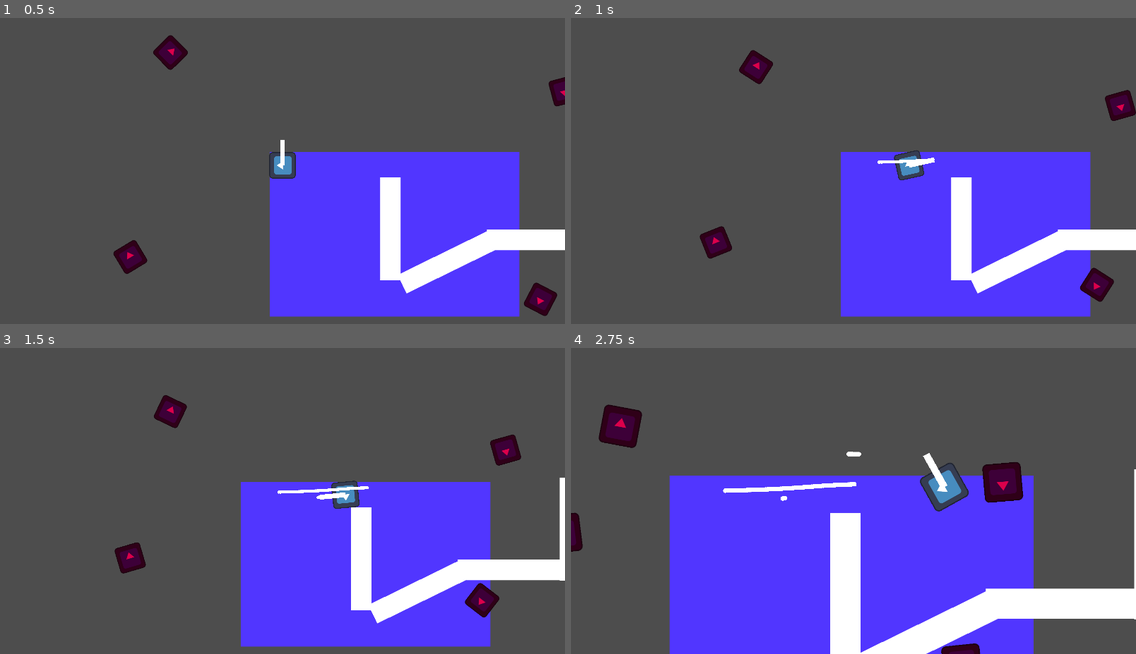
Above: before the commit, frames 1-4 (two rows, left to right).
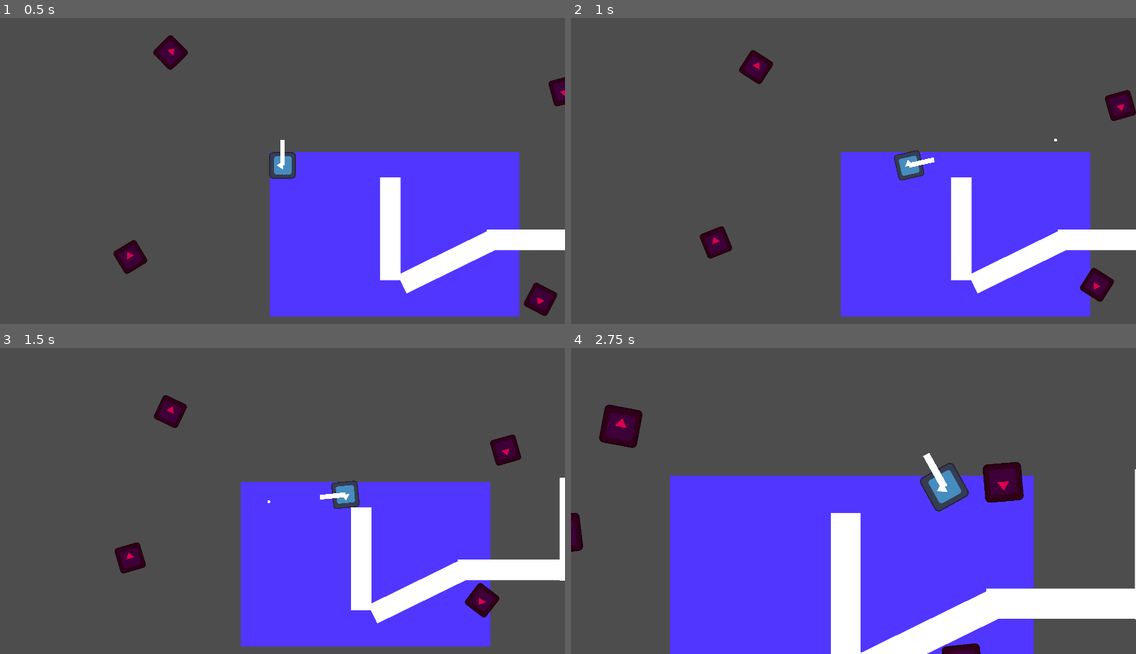
Above: after the commit, the same moments.

Repository: yasukawa426/top-down-shooter
Game: Godot game, scene res://scenes/main.tscn
Two runs of this game, one before a commit and one after it. Both use one fixed random seed, a clock stepped at 60 frames per second and the inputs below. The engine's default icon, where the game draws it, is replaced by a stand-in: a white triangle on a blue panel in a dark square.
Inputs (mouse positions are in pixels of both pictures, inside the frame that each line leads up to):
- Up to frame 1 (0.5 s): no input
- Up to frame 2 (1 s): move the mouse to (977, 149) at 0.52 s; hold D (move_right) from 0.53 s (still down); hold Space (shoot) from 0.53 s (still down)
- Up to frame 3 (1.5 s): move the mouse to (169, 510) at 1.27 s; release D (move_right) at 1.28 s; release Space (shoot) at 1.28 s; hold S (move_down) from 1.28 s (still down); tap Space (shoot) at 1.35 s
- Up to frame 4 (2.75 s): move the mouse to (910, 424) at 2.02 s; release S (move_down) at 2.03 s; hold D (move_right) from 2.03 s (still down); hold Mouse wheel up (zoom_in) from 2.03 s (still down); tap Space (shoot) at 2.3 s

Frame 1 is identical in both runs. In frame 2, less than 0.1% of the frame differs, in the area x 54-87%, y 39-53%; in frame 3, 0.2%; in frame 4, 0.9%, in the area x 0-100%, y 18-100%.

Commit message:
feat: implement bullet mechanics

Diff:
--- /dev/null
+++ b/scenes/player/bullet.gd
@@ -0,0 +1,6 @@
+extends RigidBody2D
+
+
+#hit a wall. dies
+func _on_body_entered(body: Node) -> void:
+	queue_free()
--- a/scenes/player/bullet.tscn
+++ b/scenes/player/bullet.tscn
@@ -1,13 +1,19 @@
 [gd_scene format=3 uid="uid://bpf6g8myb7m0q"]
+
+[ext_resource type="Script" uid="uid://dglj8dwhp8ja3" path="res://scenes/player/bullet.gd" id="1_2as5g"]
 
 [sub_resource type="CircleShape2D" id="CircleShape2D_kel6l"]
 radius = 0.51457924
 
 [sub_resource type="SphereMesh" id="SphereMesh_kel6l"]
 
-[node name="Bullet" type="Area2D" unique_id=1783115493 groups=["bullets"]]
+[node name="Bullet" type="RigidBody2D" unique_id=787611502 groups=["bullets"]]
 collision_layer = 16
-collision_mask = 27
+collision_mask = 3
+gravity_scale = 0.0
+contact_monitor = true
+max_contacts_reported = 2
+script = ExtResource("1_2as5g")
 
 [node name="CollisionShape2D" type="CollisionShape2D" parent="." unique_id=1202569792]
 scale = Vector2(14.800001, 14.800001)
@@ -16,3 +22,5 @@
 [node name="MeshInstance2D" type="MeshInstance2D" parent="." unique_id=1468725869]
 scale = Vector2(14.800001, 14.800001)
 mesh = SubResource("SphereMesh_kel6l")
+
+[connection signal="body_entered" from="." to="." method="_on_body_entered"]
--- a/scenes/player/player.gd
+++ b/scenes/player/player.gd
@@ -2,19 +2,18 @@
 signal hit
 
 @export var SPEED: float = 600.0
-const JUMP_VELOCITY: float = -400.0
+@export var BULLET_SPEED: float = 2000.0
+
 @onready var camera2d: Camera2D = $Camera2D
 @onready var bullet = preload("res://scenes/player/bullet.tscn")
 
 
-func _physics_process(delta: float) -> void:
+func _process(delta: float) -> void:
 	#rotate towards the mouse
 	look_at(get_global_mouse_position())
 
 
-	# Get the input direction and handle the movement/deceleration.
-	# As good practice, you should replace UI actions with custom gameplay actions.
-
+func _physics_process(delta: float) -> void:
 	velocity = Vector2.ZERO
 
 	_handle_user_input()
@@ -25,7 +24,7 @@
 	else:
 		pass
 
-	# move_and_slide already uses delta
+	#move_and_slide already uses delta
 	#velocity = velocity * delta
 	move_and_slide()
 
@@ -35,12 +34,8 @@
 	velocity.y = Input.get_axis("move_up", "move_down")
 
 
-	if Input.is_action_pressed("shoot"):
-		var new_bullet: Area2D = bullet.instantiate()
-		new_bullet.position = $BulletMarker2D.global_position
-		#new_bullet.y = $Bullet/MeshInstance2D.y
-		#add_child(new_bullet)
-		add_sibling(new_bullet)
+	if Input.is_action_just_pressed("shoot"):
+		_spawn_bullet()
 
 	if Input.is_action_just_released("reset"):
 		var bullets: Array[Node] = get_tree().get_nodes_in_group("bullets")
@@ -66,6 +61,16 @@
 				camera2d.zoom.x -= 0.04
 				camera2d.zoom.y -= 0.04
 
+#spawn a bullet moving towards the marker - player direction
+func _spawn_bullet() -> void:
+	var new_bullet: RigidBody2D = bullet.instantiate()
+
+	new_bullet.global_position = $BulletMarker2D.global_position
+
+	new_bullet.linear_velocity = ( $BulletMarker2D.global_position - global_position).normalized() * BULLET_SPEED
+
+	add_sibling(new_bullet)
+
 func _on_area_2d_body_entered(body: Node2D) -> void:
 	#if the body being detected is the player, just ignore it. It shouldn't, tho, because I set the collision mask to only detect enemies, but just in case
 	if body.get_instance_id() == self.get_instance_id():
Not shown, added: scenes/player/bullet.gd.uid
